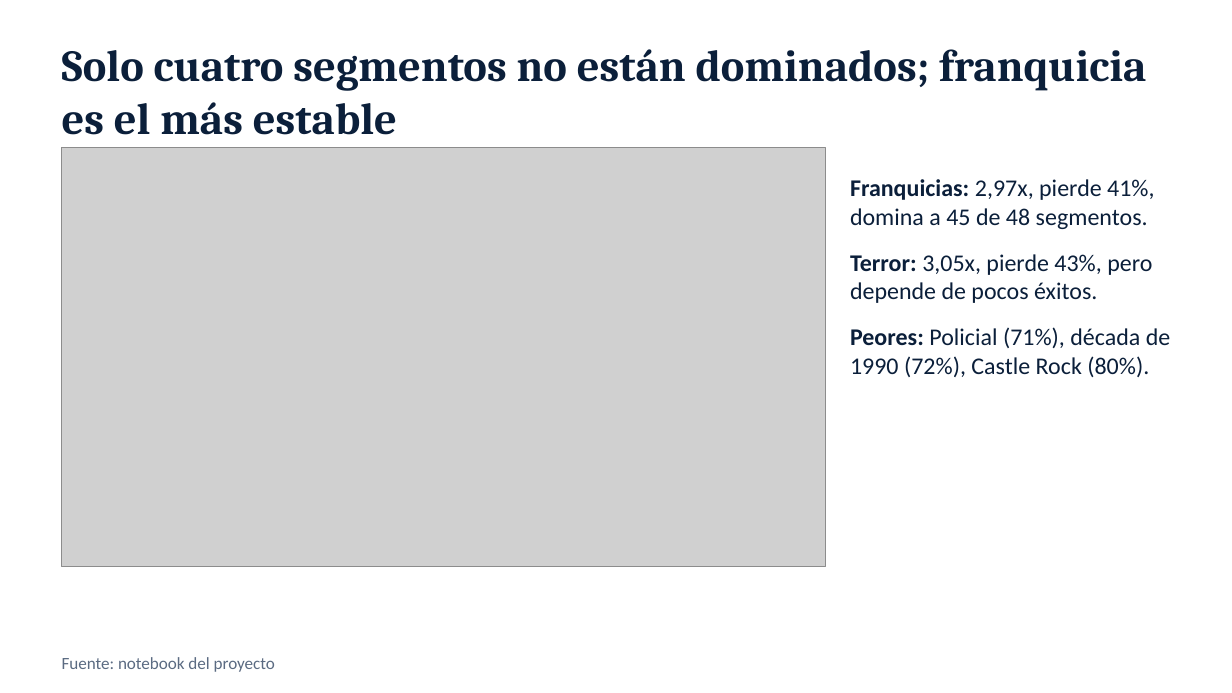
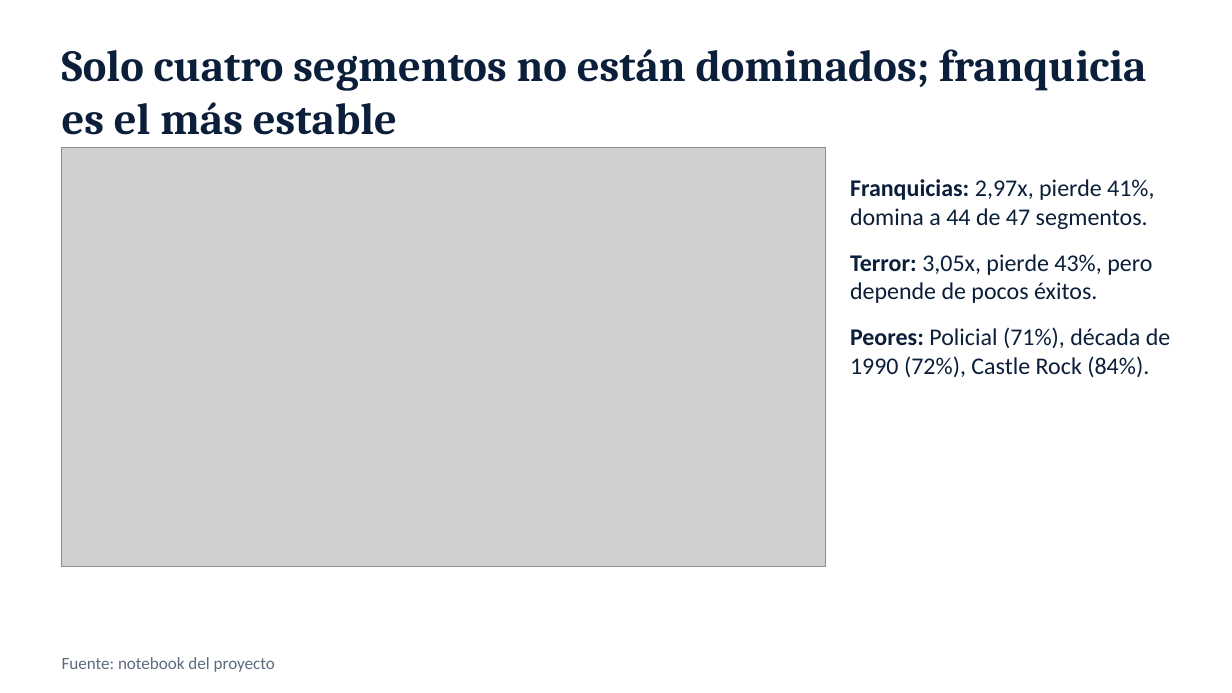
Before and after one commit to delavegasanti2006-wq/Trabajo-Final-de-la-Vega---Orihuela, a slide deck: slide 5 of salidas/Arroyo_Capital_presentacion.pptx. Drawn at 1232x693 pixels with LibreOffice and Linux fonts; fonts in the diff are those of the drawing; grey boxes stand for pictures. Boxes give left, top, right and bottom in pixels: in the first picture for what was removed or moved away, otherwise in the second. Text is boxed around its words. In the diff, an @@ line names an element or a change of style, - is before the commit and + after.

```diff
--- a/salidas/Arroyo_Capital_presentacion.pptx
+++ b/salidas/Arroyo_Capital_presentacion.pptx
@@ text at [850, 179, 1154, 229]: text changed @@
-Franquicias: 2,97x, pierde 41%, domina a 45 de 48 segmentos.
+Franquicias: 2,97x, pierde 41%, domina a 44 de 47 segmentos.
@@ text at [850, 327, 1170, 377]: text changed @@
-Peores: Policial (71%), década de 1990 (72%), Castle Rock (80%).
+Peores: Policial (71%), década de 1990 (72%), Castle Rock (84%).
```
Also in this commit, not shown: 6 other slides changed.
